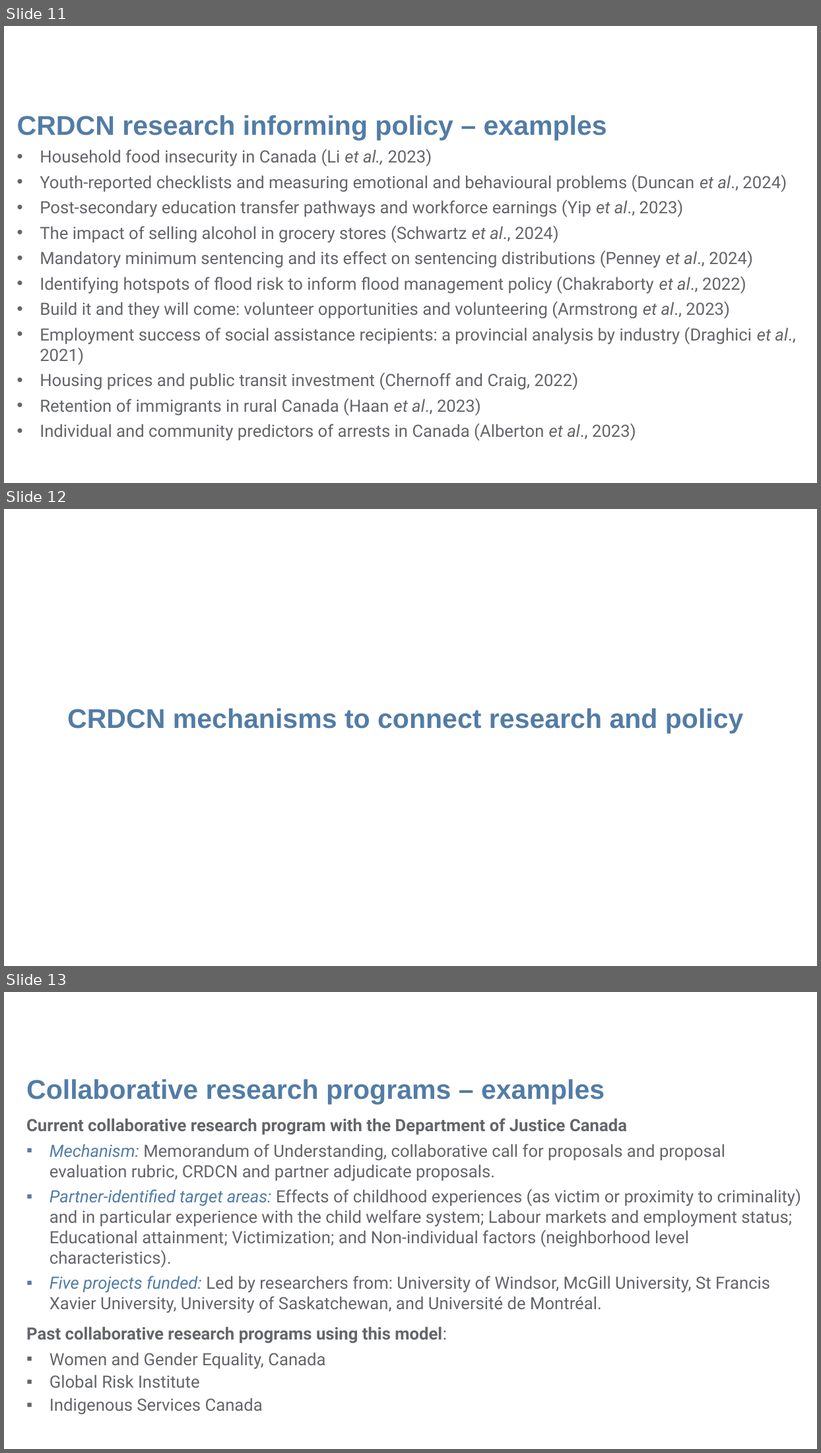
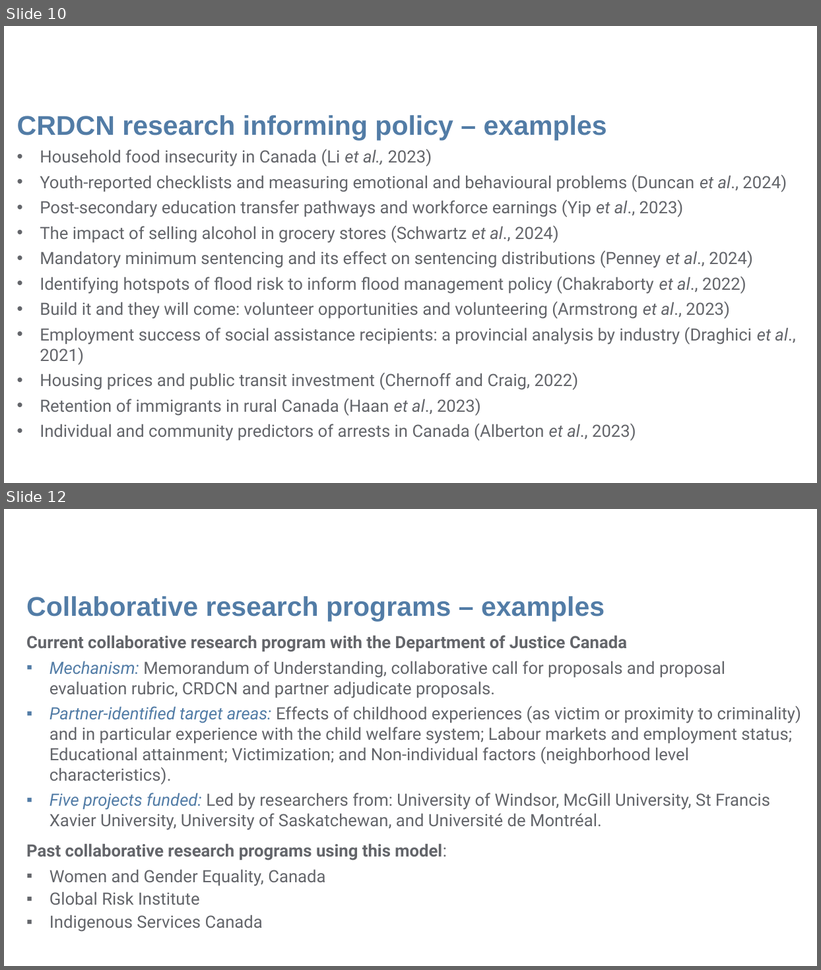
Before and after one commit to CRDCN/RAD_Training, a slide deck: Provincial outreach deck.pptx. Shown one above the other, each under a label of ours: slides 11, 12 and 13 before the commit, slides 10 and 12 after it; the slides between them are not shown. The pictures are 821x1453 and 821x970 pixels, drawn with LibreOffice and Linux fonts; fonts in the diff are those of the drawing; background and template pictures are left out. Boxes give left, top, right and bottom in pixels: in the first picture for what was removed or moved away, otherwise in the second. Text is boxed around its words. In the diff, an @@ line names an element or a change of style, - is before the commit and + after.

```diff
--- a/Provincial outreach deck.pptx
+++ b/Provincial outreach deck.pptx
@@ slide 12 removed at <box>4,509,817,966</box>, background picture (left out) @@
@@ text removed at <box>67,708,744,733</box> @@
-CRDCN mechanisms to connect research and policy
@@ what was slide 11 is now slide 10 @@
@@ what was slide 13 is now slide 12 @@
```
Also in this commit, not shown: 7 slides changed, 1 other slide removed, 2 other files.
